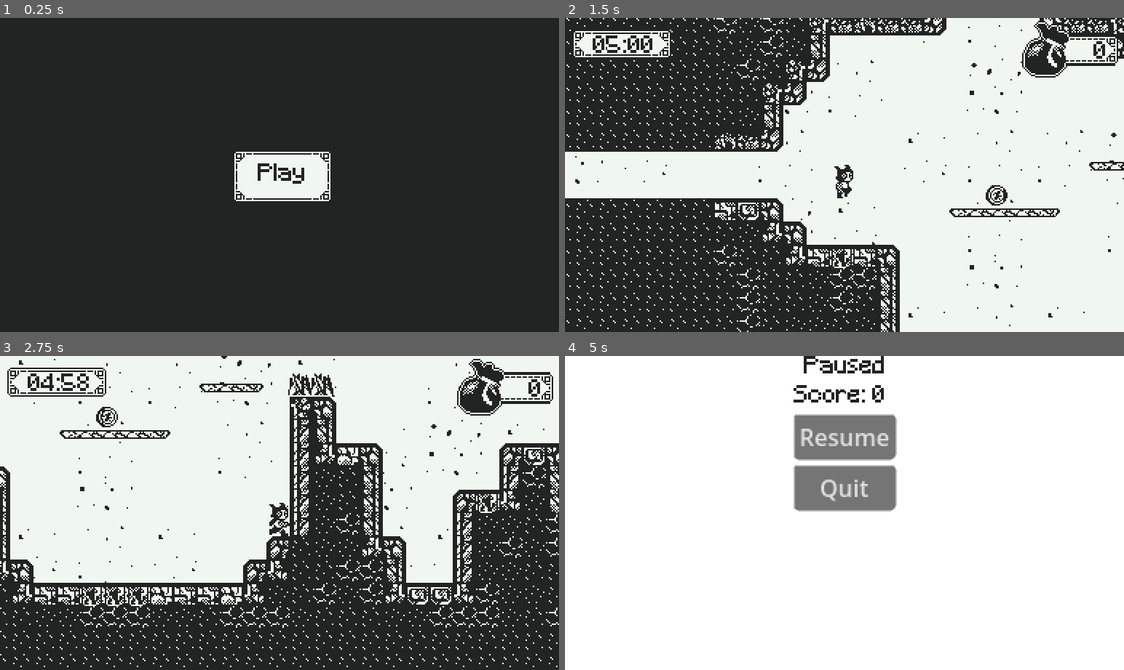
Above: before the commit, frames 1-4 (two rows, left to right).
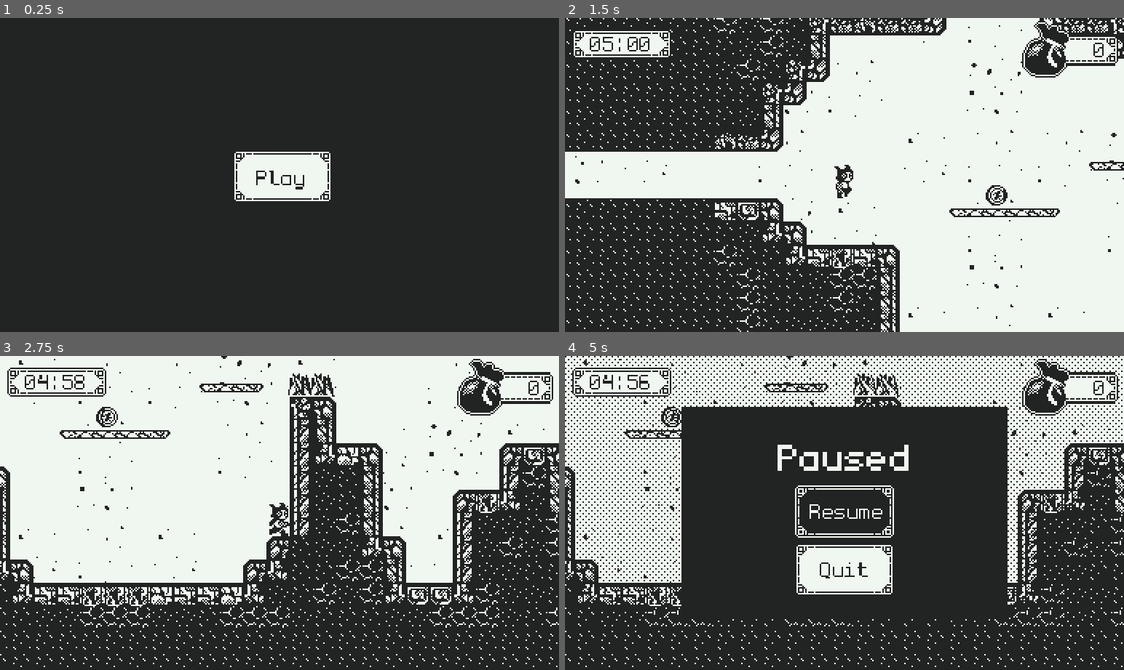
Above: after the commit, the same moments.

Repository: SpeedOfSmell/cryptid-caper
Game: Godot game, scene res://assets/game/game_manager.tscn
The game is run twice, just before and just after one commit, with the same random seed, the same clock (stepped at 60 frames per second) and the same inputs. The engine's default icon, where the game draws it, is replaced by a stand-in: a white triangle on a blue panel in a dark square.
Inputs (mouse positions are in pixels of both pictures, inside the frame that each line leads up to):
- Up to frame 1 (0.25 s): no input
- Up to frame 2 (1.5 s): click "Play" at 0.5 s; move the mouse to (967, 159) at 1.27 s; hold D (walk_right) from 1.28 s (still down); tap Shift (dash) at 1.35 s
- Up to frame 3 (2.75 s): keep holding D (walk_right); tap Space (jump) at 1.52, 2.27 s; move the mouse to (167, 528) at 2.02 s; tap S (duck) at 2.1 s
- Up to frame 4 (5 s): move the mouse to (900, 443) at 2.77 s; release D (walk_right) at 2.78 s; hold A (walk_left) 2.78-3.53 s; tap Shift (dash) at 2.85, 4.35 s; move the mouse to (816, 575) at 3.52 s; hold D (walk_right) from 3.53 s (still down); tap S (duck) at 3.6 s; tap Space (jump) at 3.77, 4.52 s; move the mouse to (1012, 560) at 4.27 s; tap Escape (pause) at 4.9 s

The runs differ from the first frame. In frame 1, 0.3% of the frame differs, in the area x 45-55%, y 46-55%; in frame 2, 0.3%; in frame 3, 0.3%; in frame 4, 70%, in the area x 0-100%, y 0-100%.

Commit message:
spruce up pause menu

Diff:
--- a/assets/audio/sfx/RoomChange.tres
+++ b/assets/audio/sfx/RoomChange.tres
@@ -6,6 +6,7 @@
 [resource]
 script = ExtResource("1_nt707")
 streams = Array[AudioStream]([ExtResource("2_wxnlh")])
+volume_db = 4.4289999999999985
 pitch_min = 0.98
 pitch_max = 1.02
 metadata/_custom_type_script = "uid://bs2frmocmdsle"
--- a/assets/game/game_over_screen/game_over.tscn
+++ b/assets/game/game_over_screen/game_over.tscn
@@ -2,7 +2,7 @@
 
 [ext_resource type="Script" uid="uid://coqd0yh3w5y37" path="res://assets/game/game_over_screen/game_over.gd" id="1_rsmii"]
 [ext_resource type="Texture2D" uid="uid://b7x2nakyw726r" path="res://assets/global/ui/Ui_1.png" id="3_osydw"]
-[ext_resource type="LabelSettings" uid="uid://b3m4nbdxi31eb" path="res://assets/global/label_settings.tres" id="4_20jlh"]
+[ext_resource type="LabelSettings" uid="uid://b3m4nbdxi31eb" path="res://assets/global/label_settings_black.tres" id="4_20jlh"]
 
 [node name="GameOverScreen" type="Control" unique_id=1141875741]
 layout_mode = 3
--- a/assets/game/game_screen/pause_menu/pause_menu.gd
+++ b/assets/game/game_screen/pause_menu/pause_menu.gd
@@ -1,14 +1,18 @@
 extends CanvasLayer
+
+@export var unfocusedLabel: LabelSettings
+@export var focusedLabel: LabelSettings
 
 signal request_quit()
 
 @onready var _score_label: Label = %ScoreValueLabel
-@onready var _menu_panel: Panel = %MenuPanel
-@onready var _confirmation_panel: Panel = %ConfirmationPanel
+@onready var _menu_panel: PanelContainer = %MenuPanel
+@onready var _confirmation_panel: PanelContainer = %ConfirmationPanel
+
+var _fade_tween: Tween
 
 # Called when the node enters the scene tree for the first time.
 func _ready():
-	#PlayerManager.score_changed.connect(_update_score)
 	pass
 
 
@@ -32,6 +36,8 @@
 
 func _open():
 	#AudioManager.play_sfx(pause_open_sfx)
+	_fade_to(0.5, 0.4, %PauseFade)
+	%ResumeButton.grab_focus()
 	_refresh()
 	visible = true
 	get_tree().paused = true
@@ -39,6 +45,7 @@
 
 func _close():
 	#AudioManager.play_sfx(pause_closed_sfx)
+	_fade_to(0, 0.1, %PauseFade)
 	visible = false
 	#popup_window.hide()
 	get_tree().paused = false
@@ -68,6 +75,7 @@
 
 func _on_quit_button_pressed():
 	_show_confirmation_screen()
+	%ConfirmButton.grab_focus()
 
 
 func _on_confirm_button_pressed():
@@ -77,3 +85,84 @@
 
 func _on_cancel_button_pressed():
 	_close_confirmation_screen()
+	%ResumeButton.grab_focus()
+
+func _fade_to(target: float, duration: float, effect: ColorRect) -> void:
+	if _fade_tween:
+		_fade_tween.kill()
+	_fade_tween = create_tween()
+	_fade_tween.set_pause_mode(Tween.TWEEN_PAUSE_PROCESS)  # keeps running while paused
+	_fade_tween.tween_property(effect.material, "shader_parameter/progress", target, duration)
+	await _fade_tween.finished
+
+func _switch_button_label_settings(button: TextureButton, settings: LabelSettings):
+	var label: Label = button.find_children("*", "Label", true, false)[0]
+	label.label_settings = settings
+
+func _on_resume_button_focus_entered():
+	_switch_button_label_settings(%ResumeButton, focusedLabel)
+
+func _on_resume_button_focus_exited():
+	if not %ResumeButton.is_hovered():
+		_switch_button_label_settings(%ResumeButton, unfocusedLabel)
+
+func _on_resume_button_mouse_entered():
+	_switch_button_label_settings(%ResumeButton, focusedLabel)
+
+func _on_resume_button_mouse_exited():
+	if not %ResumeButton.has_focus():
+		_switch_button_label_settings(%ResumeButton, unfocusedLabel)
+
+
+func _on_quit_button_focus_entered():
+	_switch_button_label_settings(%QuitButton, focusedLabel)
+
+
+func _on_quit_button_focus_exited():
+	if not %QuitButton.is_hovered():
+		_switch_button_label_settings(%QuitButton, unfocusedLabel)
+
+
+func _on_quit_button_mouse_entered():
+	_switch_button_label_settings(%QuitButton, focusedLabel)
+
+
+func _on_quit_button_mouse_exited():
+	if not %QuitButton.has_focus():
+		_switch_button_label_settings(%QuitButton, unfocusedLabel)
+
+
+func _on_confirm_button_focus_entered():
+	_switch_button_label_settings(%ConfirmButton, focusedLabel)
+
+
+func _on_confirm_button_focus_exited():
+	if not %ConfirmButton.is_hovered():
+		_switch_button_label_settings(%ConfirmButton, unfocusedLabel)
+
+
+func _on_confirm_button_mouse_entered():
+	_switch_button_label_settings(%ConfirmButton, focusedLabel)
+
+
+func _on_confirm_button_mouse_exited():
+	if not %ConfirmButton.has_focus():
+		_switch_button_label_settings(%ConfirmButton, unfocusedLabel)
+
+
+func _on_cancel_button_focus_entered():
+	_switch_button_label_settings(%CancelButton, focusedLabel)
+
+
+func _on_cancel_button_focus_exited():
+	if not %CancelButton.is_hovered():
+		_switch_button_label_settings(%CancelButton, unfocusedLabel)
+
+
+func _on_cancel_button_mouse_entered():
+	_switch_button_label_settings(%CancelButton, focusedLabel)
+
+
+func _on_cancel_button_mouse_exited():
+	if not %CancelButton.has_focus():
+		_switch_button_label_settings(%CancelButton, unfocusedLabel)
--- a/assets/game/game_screen/pause_menu/pause_menu.tscn
+++ b/assets/game/game_screen/pause_menu/pause_menu.tscn
@@ -1,6 +1,6 @@
 [gd_scene format=3 uid="uid://mjnwtqq0fvx0"]
 
-[ext_resource type="LabelSettings" uid="uid://b3m4nbdxi31eb" path="res://assets/global/label_settings.tres" id="1_4jdrg"]
+[ext_resource type="LabelSettings" uid="uid://b3m4nbdxi31eb" path="res://assets/global/label_settings_black.tres" id="1_4jdrg"]
 [ext_resource type="Script" uid="uid://cvq7w15jctxe1" path="res://assets/game/game_screen/pause_menu/pause_menu.gd" id="1_script"]
 
 [node name="PauseMenu" type="CanvasLayer" unique_id=1184906971]
--- a/assets/game/game_screen/room_manager/room_manager.tscn
+++ b/assets/game/game_screen/room_manager/room_manager.tscn
@@ -8,31 +8,52 @@
 [ext_resource type="PackedScene" uid="uid://c3l28xjwi58ex" path="res://assets/game/game_screen/room_manager/room.tscn" id="5_gfrpa"]
 [ext_resource type="Resource" uid="uid://cckd2ggtqurop" path="res://assets/game/game_screen/chunks/chunk_library.tres" id="6_bqyrq"]
 [ext_resource type="PackedScene" uid="uid://mplt1omjcq" path="res://assets/game/game_screen/interactables/relic/double_jump_relic/double_jump_relic.tscn" id="7_fjksm"]
-[ext_resource type="LabelSettings" uid="uid://b3m4nbdxi31eb" path="res://assets/global/label_settings.tres" id="7_tfgok"]
+[ext_resource type="LabelSettings" uid="uid://b3m4nbdxi31eb" path="res://assets/global/label_settings_black.tres" id="7_tfgok"]
 [ext_resource type="Script" uid="uid://bbyfvnwmopiua" path="res://assets/game/game_screen/interactables/artifact/artifact_info.gd" id="8_ojc38"]
 [ext_resource type="Resource" uid="uid://d3hkcd6jnf0go" path="res://assets/game/game_screen/interactables/artifact/artifact_a/artifact_a.tres" id="9_e307x"]
 [ext_resource type="Script" uid="uid://dc3stds6x18aq" path="res://assets/game/game_screen/interactables/artifact/artifact_library.gd" id="9_vtgo2"]
 [ext_resource type="Texture2D" uid="uid://jj5ntj7dye0l" path="res://assets/global/ui/Artifacts_tracker.png" id="11_e307x"]
-[ext_resource type="PackedScene" uid="uid://mjnwtqq0fvx0" path="res://assets/game/game_screen/pause_menu/pause_menu.tscn" id="13_lrkxs"]
 [ext_resource type="Texture2D" uid="uid://btkh2gik2mrfv" path="res://assets/global/ui/Ui_3.png" id="13_xtlk2"]
 [ext_resource type="Shader" uid="uid://kqw2u5tniybr" path="res://assets/game/game_screen/room_manager/wipe.gdshader" id="14_khrly"]
 [ext_resource type="Shader" uid="uid://mqdvfso6cnh2" path="res://assets/game/game_screen/room_manager/dither_fade.gdshader" id="15_khrly"]
+[ext_resource type="Texture2D" uid="uid://cv7346qrc8j7i" path="res://assets/global/ui/Ui_2.png" id="15_pxf0h"]
+[ext_resource type="FontFile" uid="uid://bf12joacxh8gs" path="res://assets/global/ui/monogram.ttf" id="16_a0js4"]
+[ext_resource type="Texture2D" uid="uid://b7x2nakyw726r" path="res://assets/global/ui/Ui_1.png" id="16_ki0i3"]
+[ext_resource type="LabelSettings" uid="uid://ck6ardbqhy8n1" path="res://assets/global/label_settings_white.tres" id="17_a0js4"]
+[ext_resource type="Script" uid="uid://cvq7w15jctxe1" path="res://assets/game/game_screen/pause_menu/pause_menu.gd" id="17_yk6y2"]
 
 [sub_resource type="Resource" id="Resource_fjksm"]
 script = ExtResource("9_vtgo2")
 artifacts = Array[ExtResource("8_ojc38")]([ExtResource("9_e307x")])
 metadata/_custom_type_script = "uid://dc3stds6x18aq"
 
-[sub_resource type="ShaderMaterial" id="ShaderMaterial_0ri6t"]
+[sub_resource type="ShaderMaterial" id="ShaderMaterial_yk6y2"]
 shader = ExtResource("15_khrly")
 shader_parameter/progress = 0.0
 shader_parameter/fade_color = Color(0.13333334, 0.13725491, 0.13725491, 1)
+
+[sub_resource type="StyleBoxFlat" id="StyleBoxFlat_1lvrn"]
+bg_color = Color(0.13333334, 0.13725491, 0.13725491, 1)
+
+[sub_resource type="LabelSettings" id="LabelSettings_o16cr"]
+font = ExtResource("16_a0js4")
+font_size = 41
+font_color = Color(0.9411765, 0.9647059, 0.9411765, 1)
+shadow_size = 0
+
+[sub_resource type="StyleBoxFlat" id="StyleBoxFlat_nimas"]
+bg_color = Color(0.13333334, 0.13725491, 0.13725491, 1)
 
 [sub_resource type="ShaderMaterial" id="ShaderMaterial_gn1bi"]
 shader = ExtResource("14_khrly")
 shader_parameter/progress = 0.0
 shader_parameter/fade_color = Color(0.13333334, 0.13725491, 0.13725491, 1)
 shader_parameter/reverse = false
+
+[sub_resource type="ShaderMaterial" id="ShaderMaterial_0ri6t"]
+shader = ExtResource("15_khrly")
+shader_parameter/progress = 0.0
+shader_parameter/fade_color = Color(0.13333334, 0.13725491, 0.13725491, 1)
 
 [node name="Room Manager" type="Node" unique_id=1475098114]
 script = ExtResource("1_xylws")
@@ -49,6 +70,140 @@
 })
 _artifact_library = SubResource("Resource_fjksm")
 
+[node name="PauseMenu" type="CanvasLayer" parent="." unique_id=1184906971]
+process_mode = 3
+visible = false
+script = ExtResource("17_yk6y2")
+unfocusedLabel = ExtResource("7_tfgok")
+focusedLabel = ExtResource("17_a0js4")
+
+[node name="PauseFade" type="ColorRect" parent="PauseMenu" unique_id=1577909826]
+unique_name_in_owner = true
+process_mode = 3
+material = SubResource("ShaderMaterial_yk6y2")
+anchors_preset = 15
+anchor_right = 1.0
+anchor_bottom = 1.0
+grow_horizontal = 2
+grow_vertical = 2
+color = Color(0.9411765, 0.9647059, 0.9411765, 1)
+
+[node name="MarginContainer" type="MarginContainer" parent="PauseMenu" unique_id=214973216]
+anchors_preset = 15
+anchor_right = 1.0
+anchor_bottom = 1.0
+grow_horizontal = 2
+grow_vertical = 2
+theme_override_constants/margin_left = 80
+theme_override_constants/margin_top = 35
+theme_override_constants/margin_right = 80
+theme_override_constants/margin_bottom = 35
+
+[node name="MenuPanel" type="PanelContainer" parent="PauseMenu/MarginContainer" unique_id=1359955249]
+unique_name_in_owner = true
+layout_mode = 2
+theme_override_styles/panel = SubResource("StyleBoxFlat_1lvrn")
+
+[node name="VBoxContainer" type="VBoxContainer" parent="PauseMenu/MarginContainer/MenuPanel" unique_id=1146218313]
+layout_mode = 2
+alignment = 1
+
+[node name="TitleLabel" type="Label" parent="PauseMenu/MarginContainer/MenuPanel/VBoxContainer" unique_id=212797571]
+layout_mode = 2
+text = "Paused"
+label_settings = SubResource("LabelSettings_o16cr")
+horizontal_alignment = 1
+
+[node name="ResumeButton" type="TextureButton" parent="PauseMenu/MarginContainer/MenuPanel/VBoxContainer" unique_id=594026988]
+unique_name_in_owner = true
+layout_mode = 2
+size_flags_horizontal = 4
+texture_normal = ExtResource("16_ki0i3")
+texture_hover = ExtResource("15_pxf0h")
+texture_focused = ExtResource("15_pxf0h")
+
+[node name="Label" type="Label" parent="PauseMenu/MarginContainer/MenuPanel/VBoxContainer/ResumeButton" unique_id=2092362686]
+layout_mode = 0
+offset_left = 3.0
+offset_top = -1.0
+offset_right = 70.0
+offset_bottom = 35.0
+text = "Resume"
+label_settings = ExtResource("7_tfgok")
+horizontal_alignment = 1
+vertical_alignment = 1
+
+[node name="QuitButton" type="TextureButton" parent="PauseMenu/MarginContainer/MenuPanel/VBoxContainer" unique_id=255932126]
+unique_name_in_owner = true
+layout_mode = 2
+size_flags_horizontal = 4
+texture_normal = ExtResource("16_ki0i3")
+texture_hover = ExtResource("15_pxf0h")
+texture_focused = ExtResource("15_pxf0h")
+
+[node name="Label" type="Label" parent="PauseMenu/MarginContainer/MenuPanel/VBoxContainer/QuitButton" unique_id=147650117]
+layout_mode = 0
+offset_left = 1.0
+offset_top = -1.0
+offset_right = 68.0
+offset_bottom = 34.0
+text = "Quit"
+label_settings = ExtResource("7_tfgok")
+horizontal_alignment = 1
+vertical_alignment = 1
+
+[node name="ConfirmationPanel" type="PanelContainer" parent="PauseMenu/MarginContainer" unique_id=837657151]
+unique_name_in_owner = true
+visible = false
+layout_mode = 2
+theme_override_styles/panel = SubResource("StyleBoxFlat_nimas")
+
+[node name="VBoxContainer" type="VBoxContainer" parent="PauseMenu/MarginContainer/ConfirmationPanel" unique_id=852461917]
+layout_mode = 2
+
+[node name="ConfirmationLabel" type="Label" parent="PauseMenu/MarginContainer/ConfirmationPanel/VBoxContainer" unique_id=933260738]
+layout_mode = 2
+text = "Are you sure you want to quit?"
+label_settings = ExtResource("17_a0js4")
+horizontal_alignment = 1
+autowrap_mode = 2
+
+[node name="ConfirmButton" type="TextureButton" parent="PauseMenu/MarginContainer/ConfirmationPanel/VBoxContainer" unique_id=594602711]
+unique_name_in_owner = true
+layout_mode = 2
+size_flags_horizontal = 4
+texture_normal = ExtResource("16_ki0i3")
+texture_hover = ExtResource("15_pxf0h")
+texture_focused = ExtResource("15_pxf0h")
+
+[node name="Label" type="Label" parent="PauseMenu/MarginContainer/ConfirmationPanel/VBoxContainer/ConfirmButton" unique_id=1494461215]
+layout_mode = 0
+offset_left = 1.0
+offset_right = 68.0
+offset_bottom = 36.0
+text = "Confirm"
+label_settings = ExtResource("7_tfgok")
+horizontal_alignment = 1
+vertical_alignment = 1
+
+[node name="CancelButton" type="TextureButton" parent="PauseMenu/MarginContainer/ConfirmationPanel/VBoxContainer" unique_id=2047722308]
+unique_name_in_owner = true
+layout_mode = 2
+size_flags_horizontal = 4
+texture_normal = ExtResource("16_ki0i3")
+texture_hover = ExtResource("15_pxf0h")
+texture_focused = ExtResource("15_pxf0h")
+
+[node name="Label" type="Label" parent="PauseMenu/MarginContainer/ConfirmationPanel/VBoxContainer/CancelButton" unique_id=1349869939]
+layout_mode = 0
+offset_left = 2.0
+offset_right = 69.0
+offset_bottom = 35.0
+text = "Cancel"
+label_settings = ExtResource("7_tfgok")
+horizontal_alignment = 1
+vertical_alignment = 1
+
 [node name="CanvasLayer" type="CanvasLayer" parent="." unique_id=1099281372]
 
 [node name="TextureRect" type="TextureRect" parent="CanvasLayer" unique_id=1510419244]
@@ -61,10 +216,11 @@
 [node name="ScoreValueLabel" type="Label" parent="CanvasLayer" unique_id=1154238249]
 unique_name_in_owner = true
 offset_left = 345.0
-offset_top = 16.0
+offset_top = 11.0
 offset_right = 372.0
-offset_bottom = 32.0
-text = "0"
+offset_bottom = 30.0
+text = "0
+"
 label_settings = ExtResource("7_tfgok")
 horizontal_alignment = 2
 
@@ -83,14 +239,26 @@
 [node name="TimeLabel" type="Label" parent="CanvasLayer/TimerPanel" unique_id=1851603118]
 unique_name_in_owner = true
 layout_mode = 0
-offset_left = 2.0
-offset_top = 3.0
-offset_right = 69.0
-offset_bottom = 22.0
+offset_top = -1.0
+offset_right = 67.0
+offset_bottom = 18.0
 text = "2:42"
 label_settings = ExtResource("7_tfgok")
 horizontal_alignment = 1
 vertical_alignment = 1
+
+[node name="Wipe" type="ColorRect" parent="CanvasLayer" unique_id=1764812639]
+unique_name_in_owner = true
+process_mode = 3
+z_index = 10
+material = SubResource("ShaderMaterial_gn1bi")
+anchors_preset = 15
+anchor_right = 1.0
+anchor_bottom = 1.0
+grow_horizontal = 2
+grow_vertical = 2
+mouse_filter = 2
+color = Color(0.9411765, 0.9647059, 0.9411765, 1)
 
 [node name="Fade" type="ColorRect" parent="CanvasLayer" unique_id=942266589]
 unique_name_in_owner = true
@@ -102,23 +270,31 @@
 anchor_bottom = 1.0
 grow_horizontal = 2
 grow_vertical = 2
+mouse_filter = 2
 color = Color(0.9411765, 0.9647059, 0.9411765, 1)
-
-[node name="Wipe" type="ColorRect" parent="CanvasLayer" unique_id=1764812639]
-unique_name_in_owner = true
-process_mode = 3
-z_index = 10
-material = SubResource("ShaderMaterial_gn1bi")
-anchors_preset = 15
-anchor_right = 1.0
-anchor_bottom = 1.0
-grow_horizontal = 2
-grow_vertical = 2
-color = Color(0.9411765, 0.9647059, 0.9411765, 1)
-
-[node name="PauseMenu" parent="." unique_id=1184906971 instance=ExtResource("13_lrkxs")]
 
 [node name="DeathFreezeFrameTimer" type="Timer" parent="." unique_id=640618302]
 process_mode = 3
 wait_time = 0.2
 one_shot = true
+
+[connection signal="focus_entered" from="PauseMenu/MarginContainer/MenuPanel/VBoxContainer/ResumeButton" to="PauseMenu" method="_on_resume_button_focus_entered"]
+[connection signal="focus_exited" from="PauseMenu/MarginContainer/MenuPanel/VBoxContainer/ResumeButton" to="PauseMenu" method="_on_resume_button_focus_exited"]
+[connection signal="mouse_entered" from="PauseMenu/MarginContainer/MenuPanel/VBoxContainer/ResumeButton" to="PauseMenu" method="_on_resume_button_mouse_entered"]
+[connection signal="mouse_exited" from="PauseMenu/MarginContainer/MenuPanel/VBoxContainer/ResumeButton" to="PauseMenu" method="_on_resume_button_mouse_exited"]
+[connection signal="pressed" from="PauseMenu/MarginContainer/MenuPanel/VBoxContainer/ResumeButton" to="PauseMenu" method="_on_resume_button_pressed"]
+[connection signal="focus_entered" from="PauseMenu/MarginContainer/MenuPanel/VBoxContainer/QuitButton" to="PauseMenu" method="_on_quit_button_focus_entered"]
+[connection signal="focus_exited" from="PauseMenu/MarginContainer/MenuPanel/VBoxContainer/QuitButton" to="PauseMenu" method="_on_quit_button_focus_exited"]
+[connection signal="mouse_entered" from="PauseMenu/MarginContainer/MenuPanel/VBoxContainer/QuitButton" to="PauseMenu" method="_on_quit_button_mouse_entered"]
+[connection signal="mouse_exited" from="PauseMenu/MarginContainer/MenuPanel/VBoxContainer/QuitButton" to="PauseMenu" method="_on_quit_button_mouse_exited"]
+[connection signal="pressed" from="PauseMenu/MarginContainer/MenuPanel/VBoxContainer/QuitButton" to="PauseMenu" method="_on_quit_button_pressed"]
+[connection signal="focus_entered" from="PauseMenu/MarginContainer/ConfirmationPanel/VBoxContainer/ConfirmButton" to="PauseMenu" method="_on_confirm_button_focus_entered"]
+[connection signal="focus_exited" from="PauseMenu/MarginContainer/ConfirmationPanel/VBoxContainer/ConfirmButton" to="PauseMenu" method="_on_confirm_button_focus_exited"]
+[connection signal="mouse_entered" from="PauseMenu/MarginContainer/ConfirmationPanel/VBoxContainer/ConfirmButton" to="PauseMenu" method="_on_confirm_button_mouse_entered"]
+[connection signal="mouse_exited" from="PauseMenu/MarginContainer/ConfirmationPanel/VBoxContainer/ConfirmButton" to="PauseMenu" method="_on_confirm_button_mouse_exited"]
+[connection signal="pressed" from="PauseMenu/MarginContainer/ConfirmationPanel/VBoxContainer/ConfirmButton" to="PauseMenu" method="_on_confirm_button_pressed"]
+[connection signal="focus_entered" from="PauseMenu/MarginContainer/ConfirmationPanel/VBoxContainer/CancelButton" to="PauseMenu" method="_on_cancel_button_focus_entered"]
+[connection signal="focus_exited" from="PauseMenu/MarginContainer/ConfirmationPanel/VBoxContainer/CancelButton" to="PauseMenu" method="_on_cancel_button_focus_exited"]
+[connection signal="mouse_entered" from="PauseMenu/MarginContainer/ConfirmationPanel/VBoxContainer/CancelButton" to="PauseMenu" method="_on_cancel_button_mouse_entered"]
+[connection signal="mouse_exited" from="PauseMenu/MarginContainer/ConfirmationPanel/VBoxContainer/CancelButton" to="PauseMenu" method="_on_cancel_button_mouse_exited"]
+[connection signal="pressed" from="PauseMenu/MarginContainer/ConfirmationPanel/VBoxContainer/CancelButton" to="PauseMenu" method="_on_cancel_button_pressed"]
--- a/assets/game/main_menu/main_menu.tscn
+++ b/assets/game/main_menu/main_menu.tscn
@@ -3,7 +3,7 @@
 [ext_resource type="Script" uid="uid://cxv7h5171rn3j" path="res://assets/game/main_menu/main_menu.gd" id="1_7bqh3"]
 [ext_resource type="Texture2D" uid="uid://b7x2nakyw726r" path="res://assets/global/ui/Ui_1.png" id="2_8emhj"]
 [ext_resource type="AudioStream" uid="uid://247iodwew15" path="res://assets/audio/music/Main Menu.wav" id="2_tdavu"]
-[ext_resource type="LabelSettings" uid="uid://b3m4nbdxi31eb" path="res://assets/global/label_settings.tres" id="3_tdavu"]
+[ext_resource type="LabelSettings" uid="uid://b3m4nbdxi31eb" path="res://assets/global/label_settings_black.tres" id="3_tdavu"]
 
 [node name="MainMenu" type="Control" unique_id=1141875741]
 layout_mode = 3
--- a/assets/global/label_settings.tres
+++ /dev/null
@@ -1,8 +0,0 @@
-[gd_resource type="LabelSettings" format=3 uid="uid://b3m4nbdxi31eb"]
-
-[ext_resource type="FontFile" uid="uid://bpa7qfacyrqvh" path="res://assets/global/ui/Minecraft.ttf" id="1_ynj42"]
-
-[resource]
-font = ExtResource("1_ynj42")
-font_color = Color(0.13333334, 0.13725491, 0.13725491, 1)
-shadow_size = 0
--- /dev/null
+++ b/assets/global/label_settings_black.tres
@@ -0,0 +1,9 @@
+[gd_resource type="LabelSettings" format=3 uid="uid://b3m4nbdxi31eb"]
+
+[ext_resource type="FontFile" uid="uid://bf12joacxh8gs" path="res://assets/global/ui/monogram.ttf" id="1_568wd"]
+
+[resource]
+font = ExtResource("1_568wd")
+font_size = 23
+font_color = Color(0.13333334, 0.13725491, 0.13725491, 1)
+shadow_size = 0
--- /dev/null
+++ b/assets/global/label_settings_white.tres
@@ -0,0 +1,9 @@
+[gd_resource type="LabelSettings" format=3 uid="uid://ck6ardbqhy8n1"]
+
+[ext_resource type="FontFile" uid="uid://bf12joacxh8gs" path="res://assets/global/ui/monogram.ttf" id="1_awyh3"]
+
+[resource]
+font = ExtResource("1_awyh3")
+font_size = 23
+font_color = Color(0.9411765, 0.9647059, 0.9411765, 1)
+shadow_size = 0
Binary file removed: assets/global/ui/Minecraft.ttf
Binary file added: assets/global/ui/monogram.ttf
Not shown, changed: assets/global/ui/monogram.ttf.import
